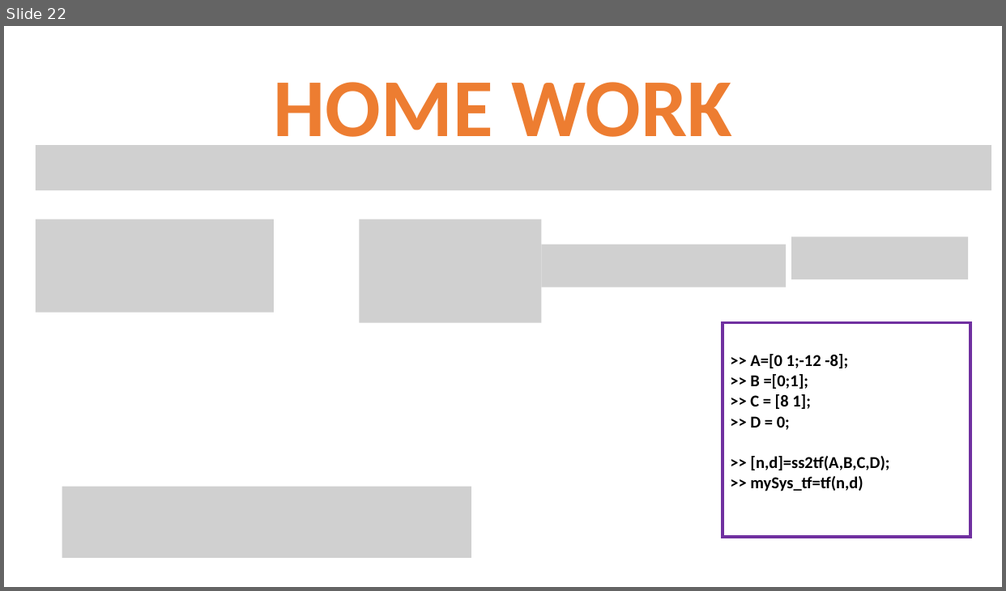
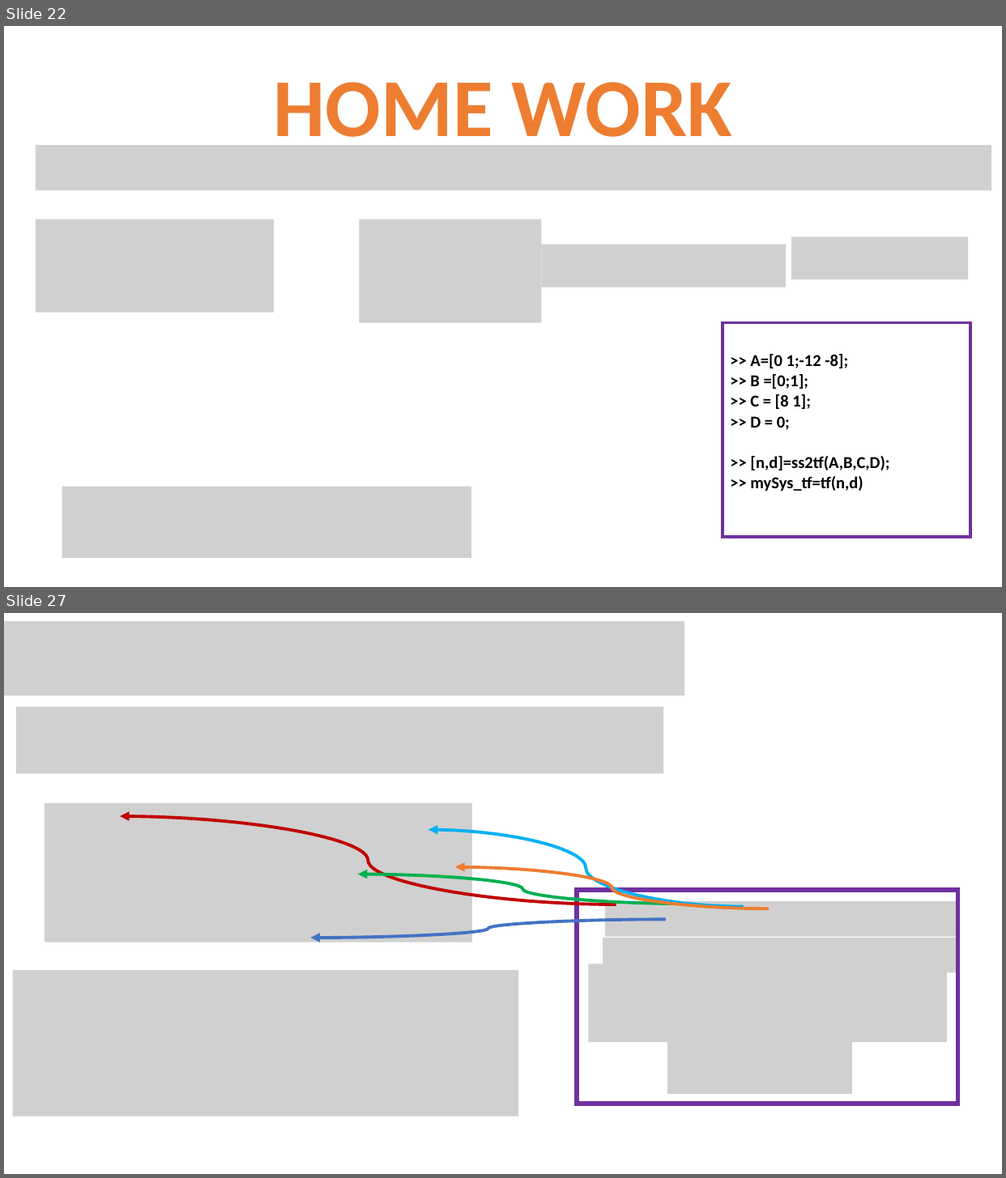
Before and after one commit to niazwazir/LINEAR_CONTROL_SYSTEM, a slide deck: STATE SPACE REPRESENTATION_PART_01.pptx. Shown one above the other, each under a label of ours: slide 22 before the commit, slides 22 and 27 after it; the slides between them are not shown. The pictures are 1006x591 and 1006x1178 pixels, drawn with LibreOffice and Linux fonts; fonts in the diff are those of the drawing; grey boxes stand for pictures. Boxes give left, top, right and bottom in pixels: in the first picture for what was removed or moved away, otherwise in the second. Text is boxed around its words. In the diff, an @@ line names an element or a change of style, - is before the commit and + after.

```diff
--- a/STATE SPACE REPRESENTATION_PART_01.pptx
+++ b/STATE SPACE REPRESENTATION_PART_01.pptx
@@ slide 27 added at (x1=4, y1=613, x2=1002, y2=1174), background #FFFFFF @@
@@ picture added at (x1=4, y1=621, x2=685, y2=696) @@
@@ picture added at (x1=16, y1=707, x2=663, y2=773) @@
@@ picture added at (x1=44, y1=803, x2=472, y2=943) @@
@@ curved arrow added from (616, 905) to (120, 816), #C00000 3 pt @@
@@ curved arrow added from (744, 906) to (428, 830), #00B0F0 3 pt @@
@@ curved arrow added from (688, 905) to (358, 875), #00B050 3 pt @@
@@ curved arrow added from (769, 909) to (455, 867), #ED7D31 3 pt @@
@@ rectangle added at (x1=577, y1=890, x2=957, y2=1104), outline #7030A0 4.5 pt @@
@@ picture added at (x1=605, y1=901, x2=957, y2=936) @@
@@ curved arrow added from (666, 919) to (310, 938), #4472C4 3 pt @@
@@ picture added at (x1=603, y1=938, x2=956, y2=973) @@
@@ picture added at (x1=13, y1=970, x2=519, y2=1117) @@
@@ picture added at (x1=589, y1=964, x2=948, y2=1043) @@
@@ picture added at (x1=667, y1=1035, x2=851, y2=1094) @@
```
Also in this commit, not shown: 14 other slides added.
